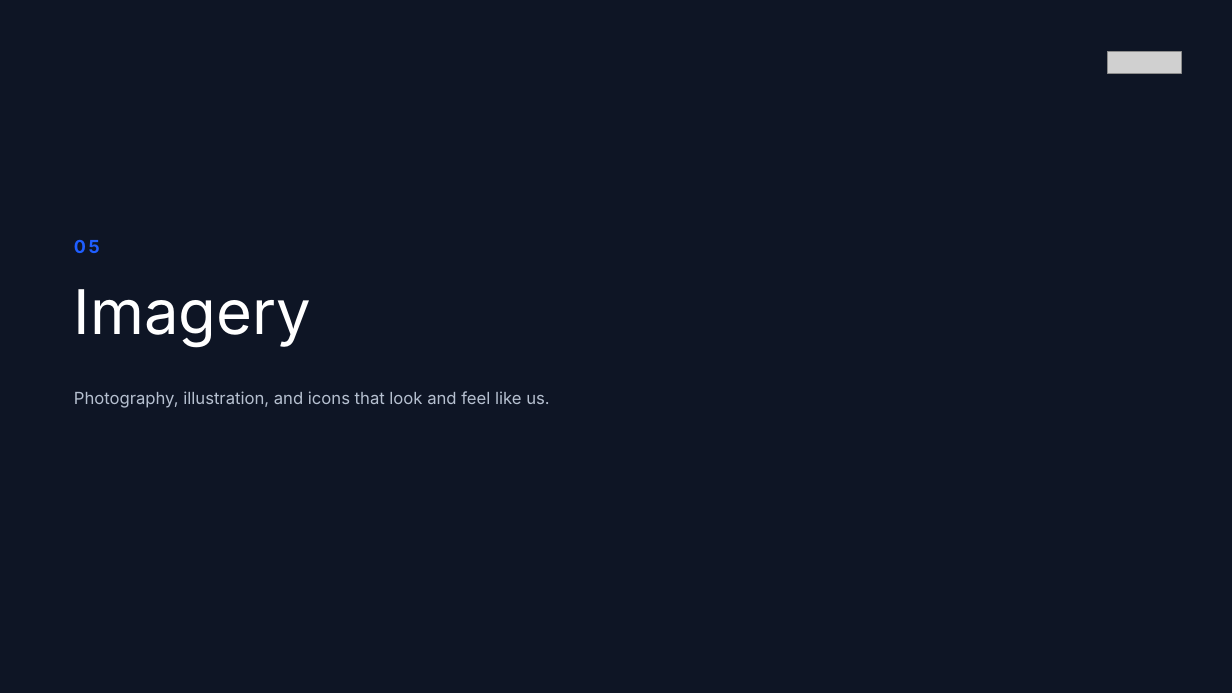
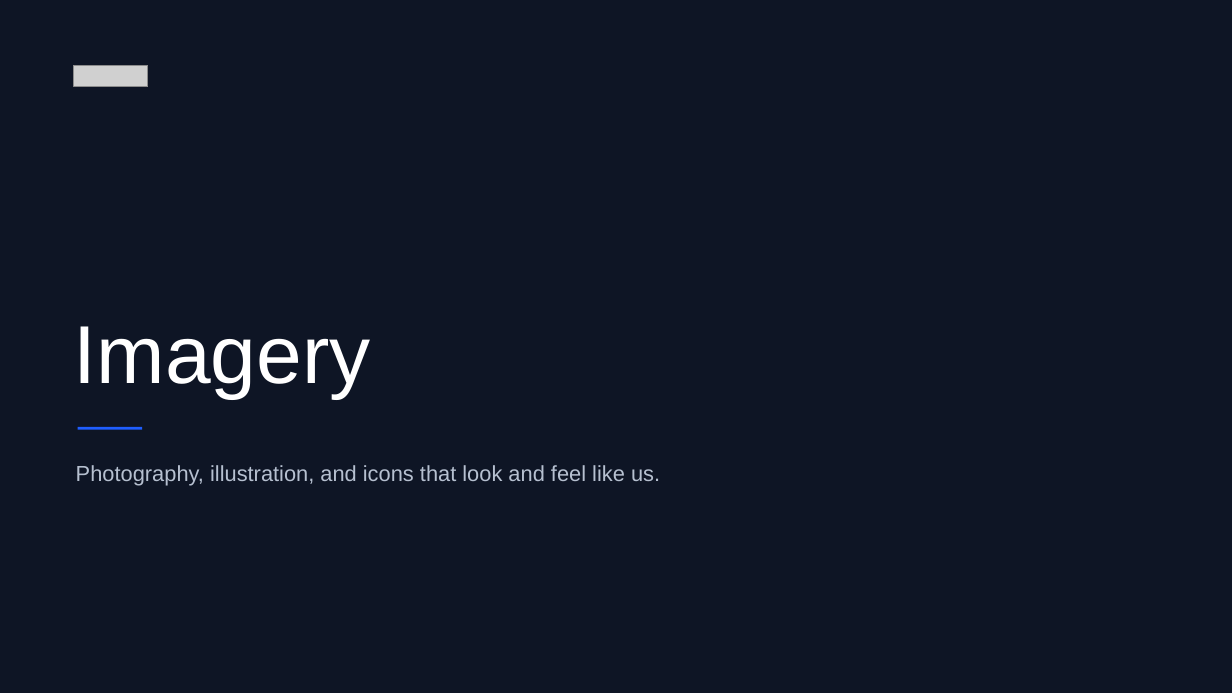
Before and after one commit to RichardCMelick/Brand-Codex, a slide deck: slide 32 of examples/halyard-example-brand-guidelines.pptx. Drawn at 1232x693 pixels with LibreOffice and Linux fonts; fonts in the diff are those of the drawing; grey boxes stand for pictures. Boxes give left, top, right and bottom in pixels: in the first picture for what was removed or moved away, otherwise in the second. Text is boxed around its words. In the diff, an @@ line names an element or a change of style, - is before the commit and + after.

```diff
--- a/examples/halyard-example-brand-guidelines.pptx
+++ b/examples/halyard-example-brand-guidelines.pptx
@@ picture removed at (x1=1107, y1=52, x2=1181, y2=73) @@
@@ picture added at (x1=74, y1=66, x2=148, y2=87) @@
@@ text removed at (x1=74, y1=240, x2=100, y2=253) @@
-05
@@ text "Imagery" moved from (x1=74, y1=289, x2=311, y2=347) to (x1=74, y1=326, x2=371, y2=398) @@
@@ text "Imagery" at (x1=74, y1=326, x2=371, y2=398): size 48 to 64 pt, font Inter to Arial; line spacing 1 to 0.95; vertical alignment top to bottom @@
@@ rectangle added at (x1=78, y1=427, x2=142, y2=430), fill #1F5EFF @@
@@ text "Photography, illustration, and icons that ..." moved from (x1=74, y1=391, x2=549, y2=408) to (x1=76, y1=465, x2=660, y2=485) @@
@@ text "Photography, illustration, and icons that ..." at (x1=76, y1=465, x2=660, y2=485): size 13 to 17 pt, font Inter to Arial; line spacing 1 to 1.25 @@
```
Also in this commit, not shown: 40 other slides changed, 18 other files.
